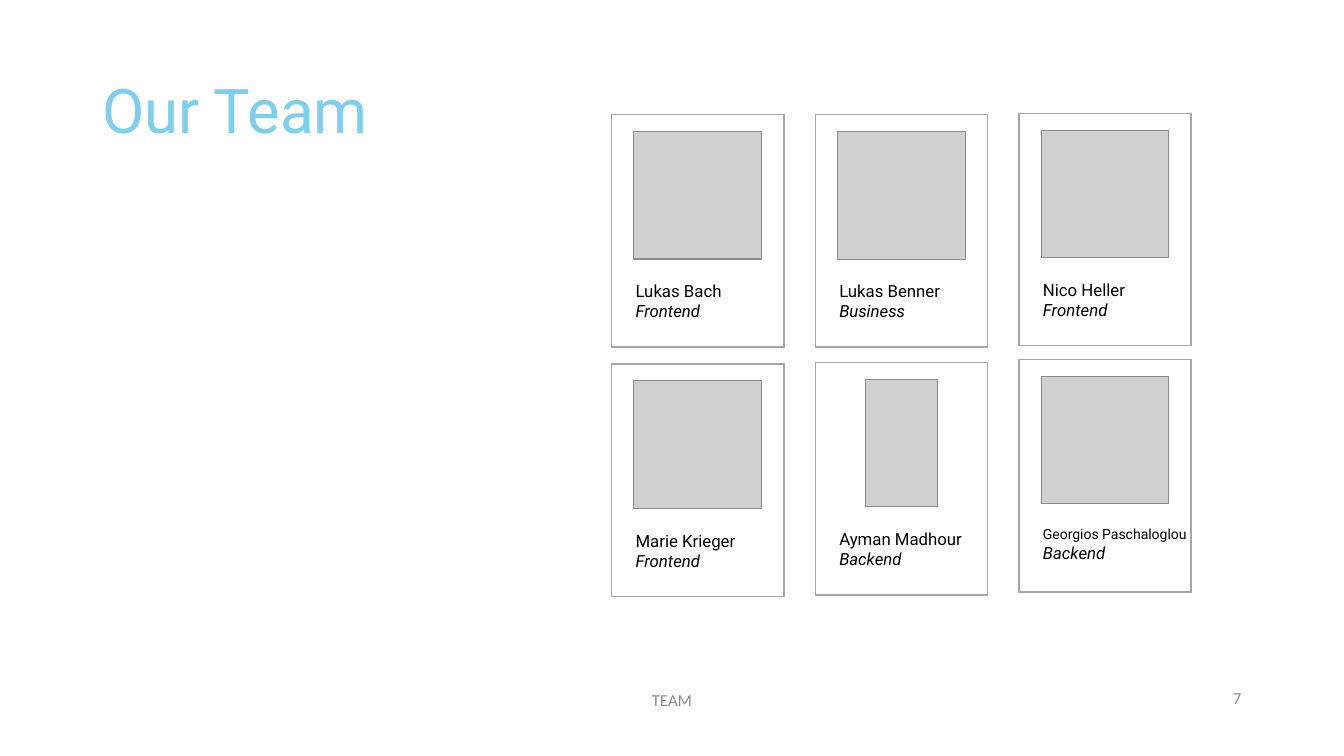
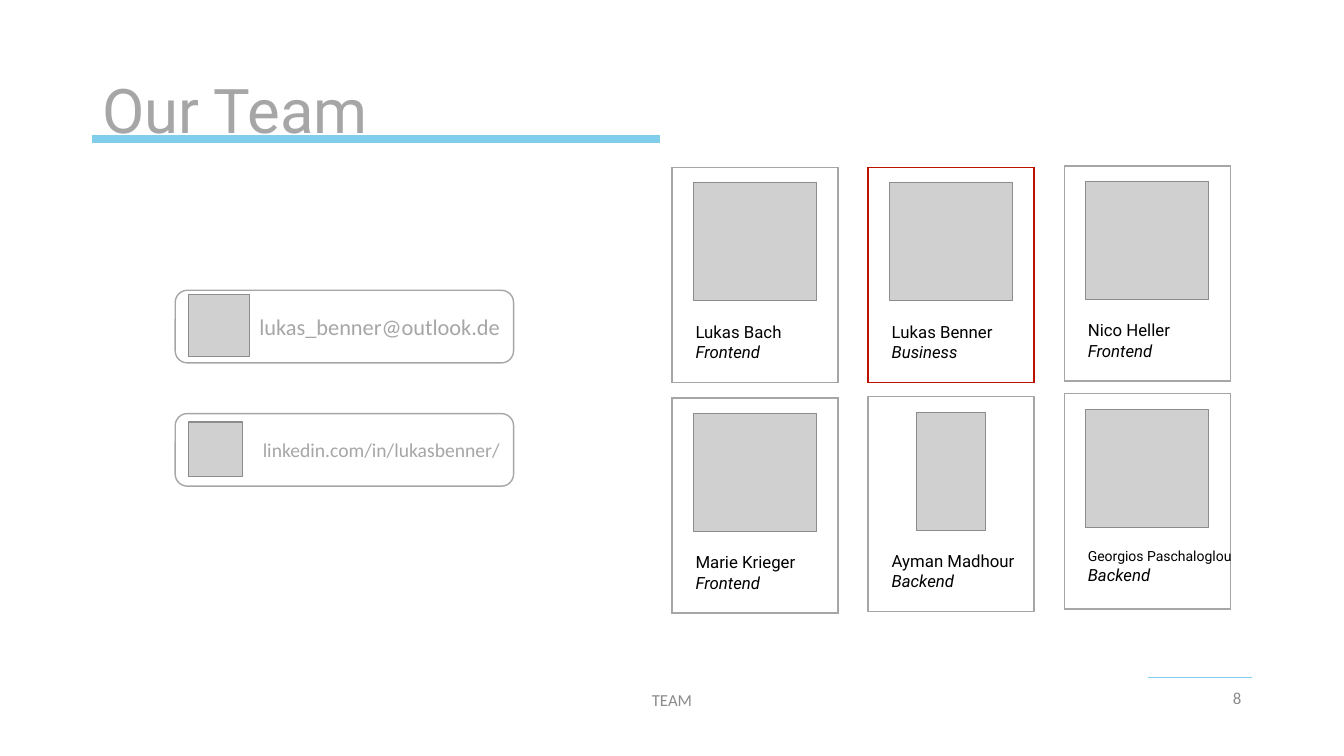
Before and after one commit to michael-spengler/Tracer-wwi19dsa, a slide deck: slide 8 of business/Tracer.pptx (slide 7 before the commit). Drawn at 1344x756 pixels with LibreOffice and Linux fonts; fonts in the diff are those of the drawing; grey boxes stand for pictures; background and template pictures are left out. Boxes give left, top, right and bottom in pixels: in the first picture for what was removed or moved away, otherwise in the second. Text is boxed around its words. In the diff, an @@ line names an element or a change of style, - is before the commit and + after.

```diff
--- a/business/Tracer.pptx
+++ b/business/Tracer.pptx
@@ title "Our Team" at (102,89,368,143): text colour #80CDEC to #A6A6A6 @@
@@ line added from (93, 139) to (659, 139), #80CDEC 6 pt @@
@@ rectangle: place and size @@
-rectangle at (612,115,784,348)
+rectangle at (673,167,839,382)
@@ rectangle: place and size @@
-rectangle at (816,115,988,348)
+rectangle at (868,167,1034,382)
@@ rectangle at (868,167,1034,382): outline #A6A6A6 1 pt to #BC1200 1 pt @@
@@ rectangle: place and size @@
-rectangle at (1019,113,1192,346)
+rectangle at (1065,166,1231,381)
@@ picture: place and size @@
-picture at (634,131,762,259)
+picture at (694,182,817,300)
@@ picture: place and size @@
-picture at (838,132,966,259)
+picture at (890,182,1013,300)
@@ picture: place and size @@
-picture at (1042,130,1170,258)
+picture at (1086,181,1209,299)
@@ rounded rectangle added at (175,290,514,363), outline #A6A6A6 1 pt, 16 pt, text #A6A6A6 @@
+lukas_benner@outlook.de
@@ picture added at (189,294,250,356) @@
@@ text "Lukas Bach Frontend": place and size @@
-text "Lukas Bach Frontend" at (636,284,722,317)
+text "Lukas Bach Frontend" at (696,325,782,358)
@@ text "Lukas Benner Business": place and size @@
-text "Lukas Benner Business" at (839,284,940,317)
+text "Lukas Benner Business" at (892,325,992,358)
@@ text "Nico Heller Frontend": place and size @@
-text "Nico Heller Frontend" at (1043,283,1125,316)
+text "Nico Heller Frontend" at (1088,323,1170,357)
@@ rounded rectangle added at (175,413,514,486), outline #A6A6A6 1 pt, 14 pt, text #A6A6A6 @@
+linkedin.com/in/lukasbenner/
@@ rectangle: place and size @@
-rectangle at (612,364,784,597)
+rectangle at (673,398,839,613)
@@ picture: place and size @@
-picture at (634,381,762,509)
+picture at (694,413,817,531)
@@ rectangle: place and size @@
-rectangle at (816,363,988,596)
+rectangle at (868,396,1034,611)
@@ picture: place and size @@
-picture at (866,379,938,507)
+picture at (917,412,986,530)
@@ rectangle: place and size @@
-rectangle at (1019,360,1192,593)
+rectangle at (1065,394,1231,609)
@@ picture: place and size @@
-picture at (1042,376,1170,504)
+picture at (1086,409,1209,527)
@@ picture added at (189,422,243,477) @@
@@ text "Marie Krieger Frontend": place and size @@
-text "Marie Krieger Frontend" at (636,535,735,567)
+text "Marie Krieger Frontend" at (696,556,795,589)
@@ text "Ayman Madhour Backend": place and size @@
-text "Ayman Madhour Backend" at (839,532,962,565)
+text "Ayman Madhour Backend" at (892,554,1014,587)
@@ text "Georgios Paschaloglou Backend": place and size @@
-text "Georgios Paschaloglou Backend" at (1043,528,1186,559)
+text "Georgios Paschaloglou Backend" at (1088,548,1231,581)
@@ line added from (1148, 678) to (1252, 678), #80CDEC 0.75 pt @@
@@ page number at (1233,692,1241,704): text changed @@
-7
+8
```
Also in this commit, not shown: 6 other slides changed, 1 slide added, 2 other files.
